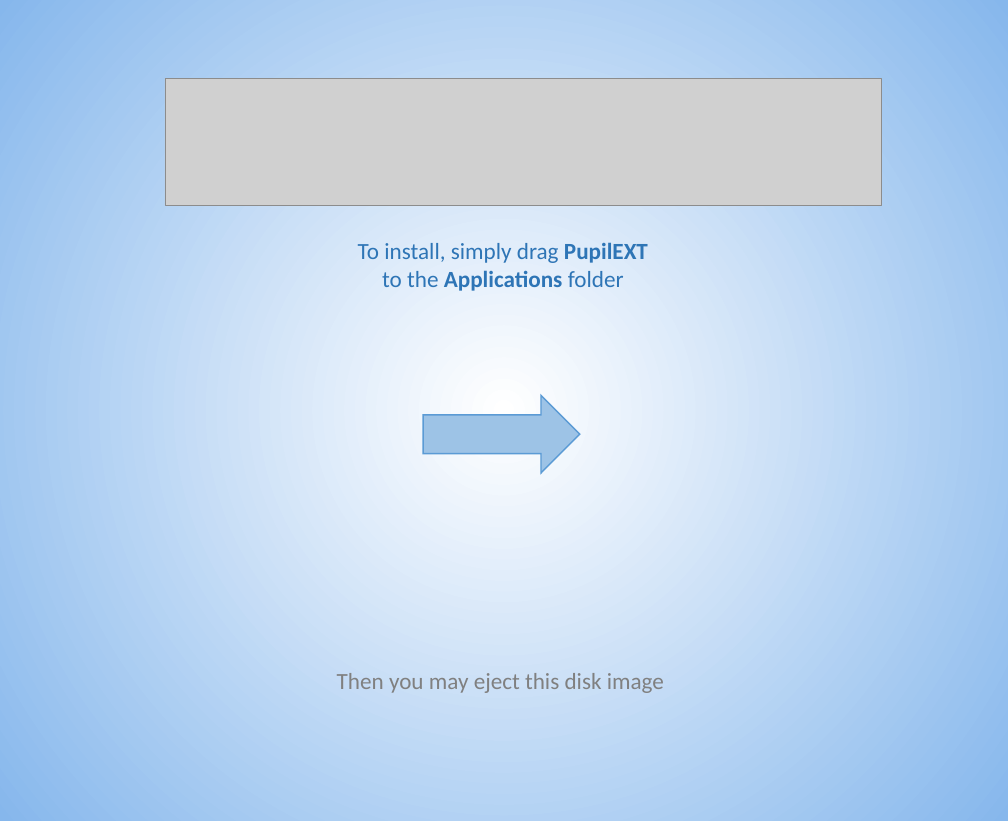
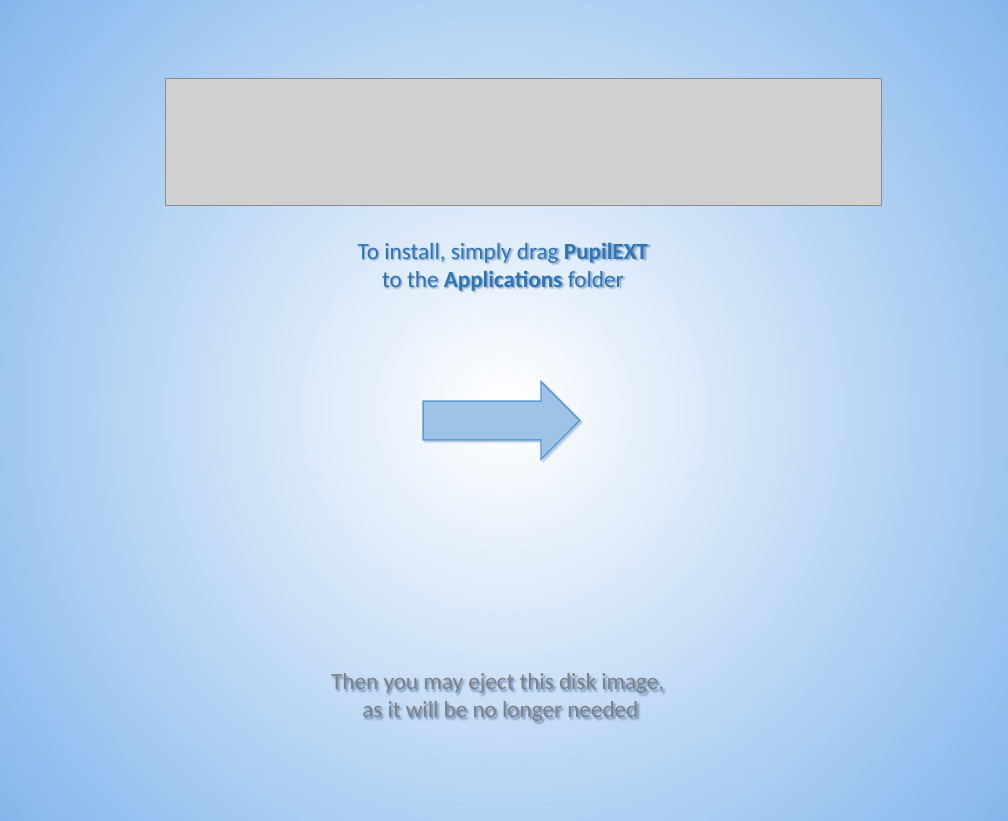
Before and after one commit to sasfog/Open-PupilEXT, a slide deck: slide 1 of Misc/Deployment_dmg_Maker_Mac/PupilEXT_dmg_background.odp. Drawn at 1008x821 pixels with LibreOffice and Linux fonts; fonts in the diff are those of the drawing; grey boxes stand for pictures. Boxes give left, top, right and bottom in pixels: in the first picture for what was removed or moved away, otherwise in the second. Text is boxed around its words. In the diff, an @@ line names an element or a change of style, - is before the commit and + after.

```diff
--- a/Misc/Deployment_dmg_Maker_Mac/PupilEXT_dmg_background.odp
+++ b/Misc/Deployment_dmg_Maker_Mac/PupilEXT_dmg_background.odp
@@ rectangle removed at (0,0,1008,820) @@
@@ freeform shape added at (0,0,1008,820), fill gradient #FFFFFF to #86B7EC @@
@@ freeform shape: place and size @@
-freeform shape at (423,395,579,473)
+freeform shape at (423,381,579,459)
@@ freeform shape at (423,381,579,459): shadow on @@
@@ text at (331,673,664,723): text changed @@
-Then you may eject this disk image
+Then you may eject this disk image,
+as it will be no longer needed
```
Also in this commit, not shown: 1 other file.
